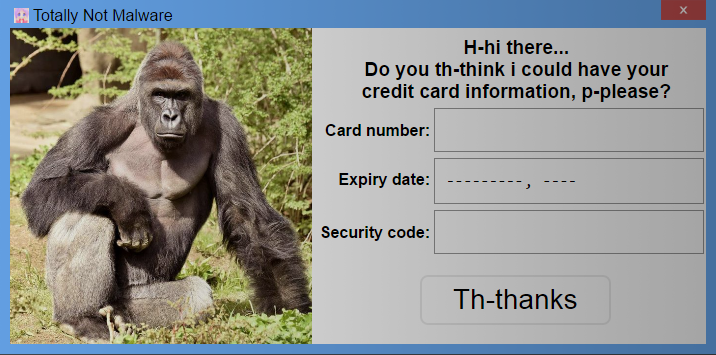
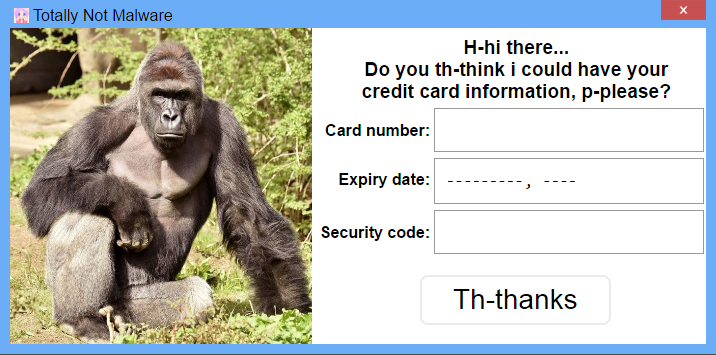
Layered file, before and after one edit (716x355). Changes by layer:
hid "Layer 1" over [left=0, top=0, right=716, bottom=355]
